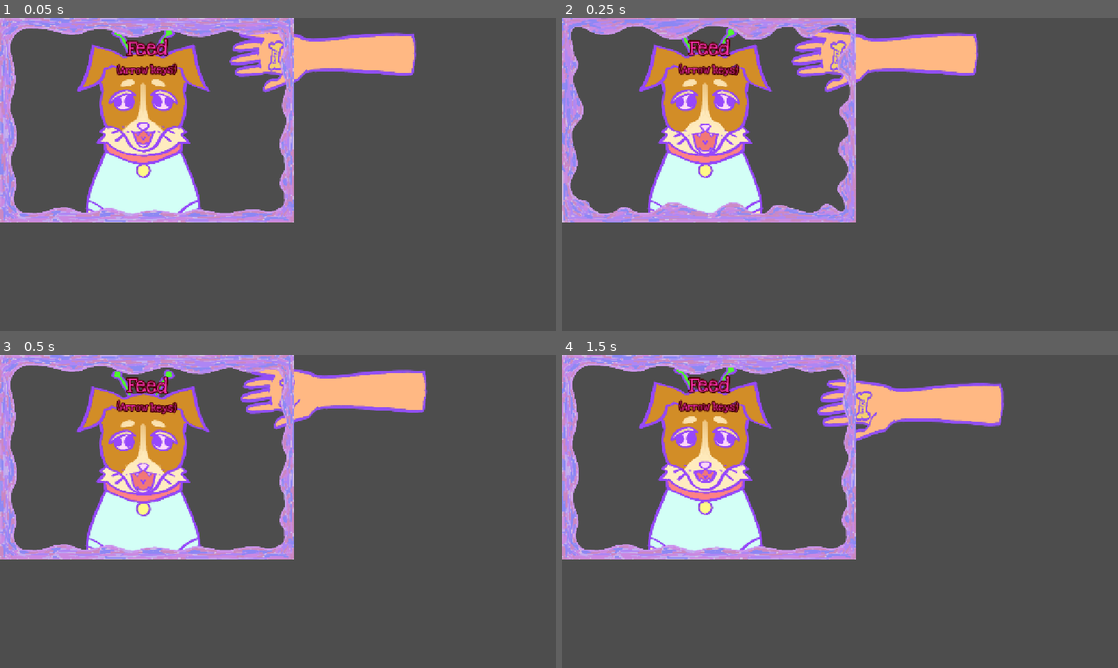
Above: before the commit, frames 1-4 (two rows, left to right).
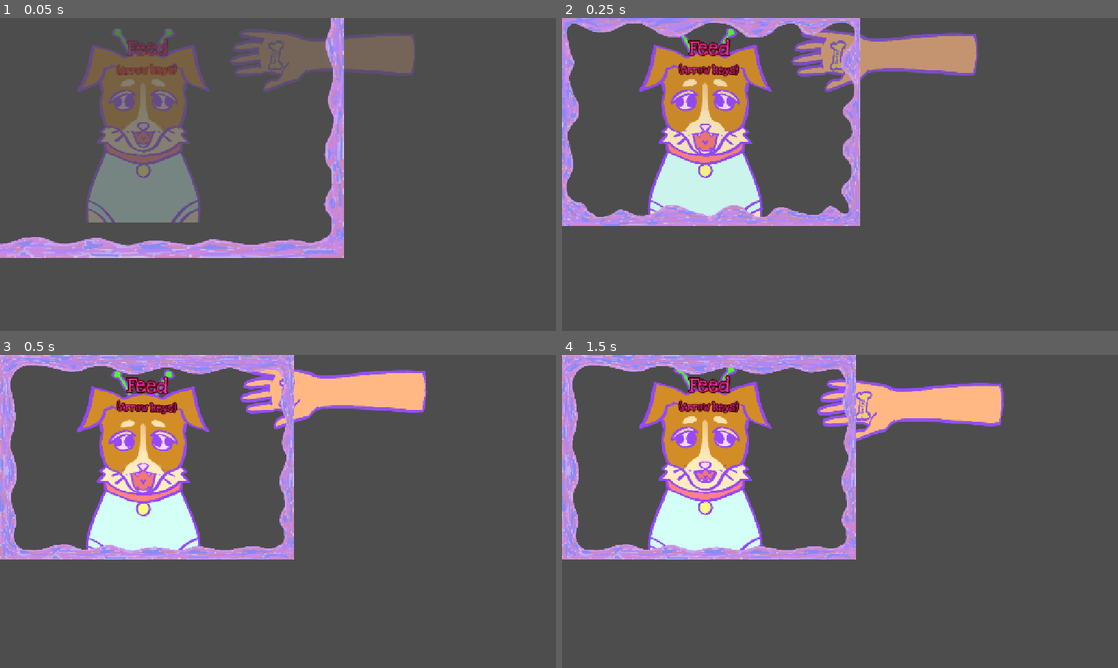
Above: after the commit, the same moments.

Repository: AverySimmons/Laika
Game: Godot game, scene res://01_Source/02_Cockpit/02_Minigames/Feed/feed_minigame.tscn
The game is run twice, just before and just after one commit, with the same random seed, the same clock (stepped at 60 frames per second) and the same inputs. This scene is started directly instead of the project's main scene.
Inputs (mouse positions are in pixels of both pictures, inside the frame that each line leads up to):
- Up to frame 1 (0.05 s): no input
- Up to frame 2 (0.25 s): no input
- Up to frame 3 (0.5 s): no input
- Up to frame 4 (1.5 s): move the mouse to (962, 495) at 0.52 s; press the mouse at (962, 495) at 0.53 s; hold Right (arrow_right) 0.53-1.28 s; move the mouse to (728, 527) at 1.27 s; release the mouse at (728, 527) at 1.28 s; hold Down (arrow_down) from 1.28 s (still down); click (728, 527) at 1.35 s

The runs differ from the first frame. In frame 1, 25% of the frame differs, in the area x 0-75%, y 0-77%; in frame 2, 10%; in frame 3, nothing differs; in frame 4, nothing differs.

Commit message:
more more more

Diff:
--- a/01_Source/00_Main/00_Root/Mouse/mouse.gd
+++ b/01_Source/00_Main/00_Root/Mouse/mouse.gd
@@ -4,6 +4,9 @@
 enum {NORMAL, INTERACT, GRAB, AIM}
 
 var cursor_type: int = NORMAL
+var emit_hearts = false
+
+@onready var heart_particles: CPUParticles2D = $HeartParticles
 
 var _normal_cursor = preload("res://00_Assets/00_Sprites/cursor sprites/hand_cursor_normal.png").get_image()
 var _interact_cursor = preload("res://00_Assets/00_Sprites/cursor sprites/hand_cursor_interact.png").get_image()
@@ -16,6 +19,8 @@
 
 func _process(delta: float) -> void:
 	_set_cursor()
+	heart_particles.emitting = emit_hearts
+	heart_particles.global_position = heart_particles.get_global_mouse_position()
 
 	_timer = fmod(_timer + delta * 2., 1.)
 
--- a/01_Source/00_Main/00_Root/Mouse/mouse.tscn
+++ b/01_Source/00_Main/00_Root/Mouse/mouse.tscn
@@ -1,6 +1,27 @@
-[gd_scene load_steps=2 format=3 uid="uid://b3puxswcx2kae"]
+[gd_scene load_steps=5 format=3 uid="uid://b3puxswcx2kae"]
 
 [ext_resource type="Script" uid="uid://cems2qy6gyx46" path="res://01_Source/00_Main/00_Root/Mouse/mouse.gd" id="1_rlkqf"]
+[ext_resource type="Texture2D" uid="uid://cegglk21s2ekg" path="res://00_Assets/00_Sprites/cockpit sprites/heart.png" id="2_xhfdy"]
+
+[sub_resource type="Curve" id="Curve_07xk8"]
+_data = [Vector2(0, 1), 0.0, 0.0, 0, 0, Vector2(1, 0.505618), 0.0, 0.0, 0, 0]
+point_count = 2
+
+[sub_resource type="Gradient" id="Gradient_ub428"]
+colors = PackedColorArray(1, 1, 1, 1, 1, 1, 1, 0)
 
 [node name="Mouse" type="Node"]
 script = ExtResource("1_rlkqf")
+
+[node name="HeartParticles" type="CPUParticles2D" parent="."]
+z_index = 1
+amount = 50
+texture = ExtResource("2_xhfdy")
+direction = Vector2(0, -1)
+gravity = Vector2(0, 500)
+initial_velocity_min = 20.2
+initial_velocity_max = 424.24
+scale_amount_min = 0.2
+scale_amount_max = 0.5
+scale_amount_curve = SubResource("Curve_07xk8")
+color_ramp = SubResource("Gradient_ub428")
--- a/01_Source/02_Cockpit/00_Level/cockpit_level.gd
+++ b/01_Source/02_Cockpit/00_Level/cockpit_level.gd
@@ -27,10 +27,16 @@
 	_current_minigame.success.connect(_exit_minigame)
 	add_child(_current_minigame)
 
+	var t = create_tween()
+	t.tween_property(laika, "modulate:a", 0, 0.1)
+
 func _exit_minigame() -> void:
 	laika.minigame_complete()
 	in_minigame = false
 	laika_blocking = false
+
+	var t = create_tween()
+	t.tween_property(laika, "modulate:a", 1, 0.1)
 
 func handle_mouse(mouse_position, is_click, is_held) -> void:
 	if is_held:
--- a/01_Source/02_Cockpit/02_Minigames/00_Letters/letter_lock.gd
+++ b/01_Source/02_Cockpit/02_Minigames/00_Letters/letter_lock.gd
@@ -40,7 +40,7 @@
 			_complete()
 
 func _update_text() -> void:
-	var new_text = "[color=#ffc0ffc0]"
+	var new_text = "[color=#ffc0ff50]"
 	var ind = letters.length() - _letter_queue.size() - _spaces
 	var close_shake = false
 	for l in letters:
--- a/01_Source/02_Cockpit/02_Minigames/Feed/feed_minigame.gd
+++ b/01_Source/02_Cockpit/02_Minigames/Feed/feed_minigame.gd
@@ -48,7 +48,7 @@
 		2:
 			hand.global_position = hand_pos.clamp(Vector2(dim.x-215,40), Vector2(dim.x+120,dim.y-40))
 
-	if food_marker.global_position.distance_to(mouth_marker.global_position) < 100:
+	if food_marker.global_position.distance_to(mouth_marker.global_position) < 40:
 		_laika_fed()
 
 func _laika_fed() -> void:
--- a/01_Source/02_Cockpit/02_Minigames/Feed/feed_minigame.tscn
+++ b/01_Source/02_Cockpit/02_Minigames/Feed/feed_minigame.tscn
@@ -111,9 +111,8 @@
 &"waiting": SubResource("Animation_lcqxp")
 }
 
-[sub_resource type="Animation" id="Animation_ynsru"]
-resource_name = "enter"
-length = 0.2
+[sub_resource type="Animation" id="Animation_3s0gl"]
+length = 0.001
 tracks/0/type = "value"
 tracks/0/imported = false
 tracks/0/enabled = true
@@ -121,10 +120,10 @@
 tracks/0/interp = 1
 tracks/0/loop_wrap = true
 tracks/0/keys = {
-"times": PackedFloat32Array(0, 0.2),
-"transitions": PackedFloat32Array(0.35, 1),
-"update": 0,
-"values": [Color(1, 1, 1, 0), Color(1, 1, 1, 1)]
+"times": PackedFloat32Array(0),
+"transitions": PackedFloat32Array(1),
+"update": 0,
+"values": [Color(1, 1, 1, 1)]
 }
 tracks/1/type = "value"
 tracks/1/imported = false
@@ -133,10 +132,10 @@
 tracks/1/interp = 1
 tracks/1/loop_wrap = true
 tracks/1/keys = {
-"times": PackedFloat32Array(0, 0.2),
-"transitions": PackedFloat32Array(0.35, 1),
-"update": 0,
-"values": [Color(1, 1, 1, 0), Color(1, 1, 1, 1)]
+"times": PackedFloat32Array(0),
+"transitions": PackedFloat32Array(1),
+"update": 0,
+"values": [Color(1, 1, 1, 1)]
 }
 tracks/2/type = "value"
 tracks/2/imported = false
@@ -145,10 +144,10 @@
 tracks/2/interp = 1
 tracks/2/loop_wrap = true
 tracks/2/keys = {
-"times": PackedFloat32Array(0, 0.2),
-"transitions": PackedFloat32Array(0.35, 1),
-"update": 0,
-"values": [Color(1, 1, 1, 0), Color(1, 1, 1, 1)]
+"times": PackedFloat32Array(0),
+"transitions": PackedFloat32Array(1),
+"update": 0,
+"values": [Color(1, 1, 1, 1)]
 }
 tracks/3/type = "value"
 tracks/3/imported = false
@@ -157,14 +156,15 @@
 tracks/3/interp = 1
 tracks/3/loop_wrap = true
 tracks/3/keys = {
-"times": PackedFloat32Array(0, 0.2),
-"transitions": PackedFloat32Array(0.35, 1),
-"update": 0,
-"values": [Vector2(1.5, 1.5), Vector2(1, 1)]
-}
-
-[sub_resource type="Animation" id="Animation_3s0gl"]
-length = 0.001
+"times": PackedFloat32Array(0),
+"transitions": PackedFloat32Array(1),
+"update": 0,
+"values": [Vector2(1, 1)]
+}
+
+[sub_resource type="Animation" id="Animation_ynsru"]
+resource_name = "enter"
+length = 0.2
 tracks/0/type = "value"
 tracks/0/imported = false
 tracks/0/enabled = true
@@ -172,10 +172,10 @@
 tracks/0/interp = 1
 tracks/0/loop_wrap = true
 tracks/0/keys = {
-"times": PackedFloat32Array(0),
-"transitions": PackedFloat32Array(1),
-"update": 0,
-"values": [Color(1, 1, 1, 1)]
+"times": PackedFloat32Array(0, 0.2),
+"transitions": PackedFloat32Array(0.35, 1),
+"update": 0,
+"values": [Color(1, 1, 1, 0), Color(1, 1, 1, 1)]
 }
 tracks/1/type = "value"
 tracks/1/imported = false
@@ -184,10 +184,10 @@
 tracks/1/interp = 1
 tracks/1/loop_wrap = true
 tracks/1/keys = {
-"times": PackedFloat32Array(0),
-"transitions": PackedFloat32Array(1),
-"update": 0,
-"values": [Color(1, 1, 1, 1)]
+"times": PackedFloat32Array(0, 0.2),
+"transitions": PackedFloat32Array(0.35, 1),
+"update": 0,
+"values": [Color(1, 1, 1, 0), Color(1, 1, 1, 1)]
 }
 tracks/2/type = "value"
 tracks/2/imported = false
@@ -196,10 +196,10 @@
 tracks/2/interp = 1
 tracks/2/loop_wrap = true
 tracks/2/keys = {
-"times": PackedFloat32Array(0),
-"transitions": PackedFloat32Array(1),
-"update": 0,
-"values": [Color(1, 1, 1, 1)]
+"times": PackedFloat32Array(0, 0.2),
+"transitions": PackedFloat32Array(0.35, 1),
+"update": 0,
+"values": [Color(1, 1, 1, 0), Color(1, 1, 1, 1)]
 }
 tracks/3/type = "value"
 tracks/3/imported = false
@@ -208,10 +208,10 @@
 tracks/3/interp = 1
 tracks/3/loop_wrap = true
 tracks/3/keys = {
-"times": PackedFloat32Array(0),
-"transitions": PackedFloat32Array(1),
-"update": 0,
-"values": [Vector2(1, 1)]
+"times": PackedFloat32Array(0, 0.2),
+"transitions": PackedFloat32Array(0.35, 1),
+"update": 0,
+"values": [Vector2(1.5, 1.5), Vector2(1, 1)]
 }
 
 [sub_resource type="Animation" id="Animation_478vo"]
@@ -309,6 +309,8 @@
 libraries = {
 &"": SubResource("AnimationLibrary_478vo")
 }
+autoplay = "enter"
+speed_scale = 0.5
 
 [node name="FeedLabel" type="RichTextLabel" parent="."]
 custom_minimum_size = Vector2(400, 200)
--- a/01_Source/02_Cockpit/02_Minigames/Pet/pet_minigame.gd
+++ b/01_Source/02_Cockpit/02_Minigames/Pet/pet_minigame.gd
@@ -1,4 +1,10 @@
 extends Minigame
+
+## hearts more pink or more trans
+## space dark purple
+## stars more pink
+## burst hearts for lots of stuff
+## dog interactions should have been reloading (?)
 
 const _NEEDED_MOUSE_DIST = 2000
 
@@ -30,18 +36,21 @@
 			else:
 				animation_player.play("start_petting")
 				_petting_started = true
+				Data.custom_mouse.emit_hearts = true
 
 		_mouse_dist += _last_mouse_position.distance_to(local_mouse_pos)
 		if _mouse_dist > _NEEDED_MOUSE_DIST:
 			_open_lock()
 			_spawn_letter_lock("GOOD GIRL!")
+			Data.custom_mouse.emit_hearts = false
 
 			var t = create_tween()
-			t.tween_property($PetLabel, "modulate:a", 0, 0.2)
+			t.tween_property($PetLabel, "modulate:a", 0., 0.2)
 
 	else:
 		_petting_started = false
 		animation_player.play("not_petting")
+		Data.custom_mouse.emit_hearts = false
 		_mouse_dist = 0
 
 	_last_mouse_position = local_mouse_pos
@@ -49,5 +58,6 @@
 func _win() -> void:
 	fade_player.play("exit")
 	await fade_player.animation_finished
+	Data.custom_mouse.emit_hearts = false
 	success.emit()
 	queue_free()
--- a/01_Source/02_Cockpit/02_Minigames/Pet/pet_minigame.tscn
+++ b/01_Source/02_Cockpit/02_Minigames/Pet/pet_minigame.tscn
@@ -317,6 +317,8 @@
 libraries = {
 &"": SubResource("AnimationLibrary_lvn15")
 }
+autoplay = "enter"
+speed_scale = 0.5
 
 [node name="AnimatedSprite2D" type="AnimatedSprite2D" parent="."]
 self_modulate = Color(0.831836, 0.828689, 1, 1)
